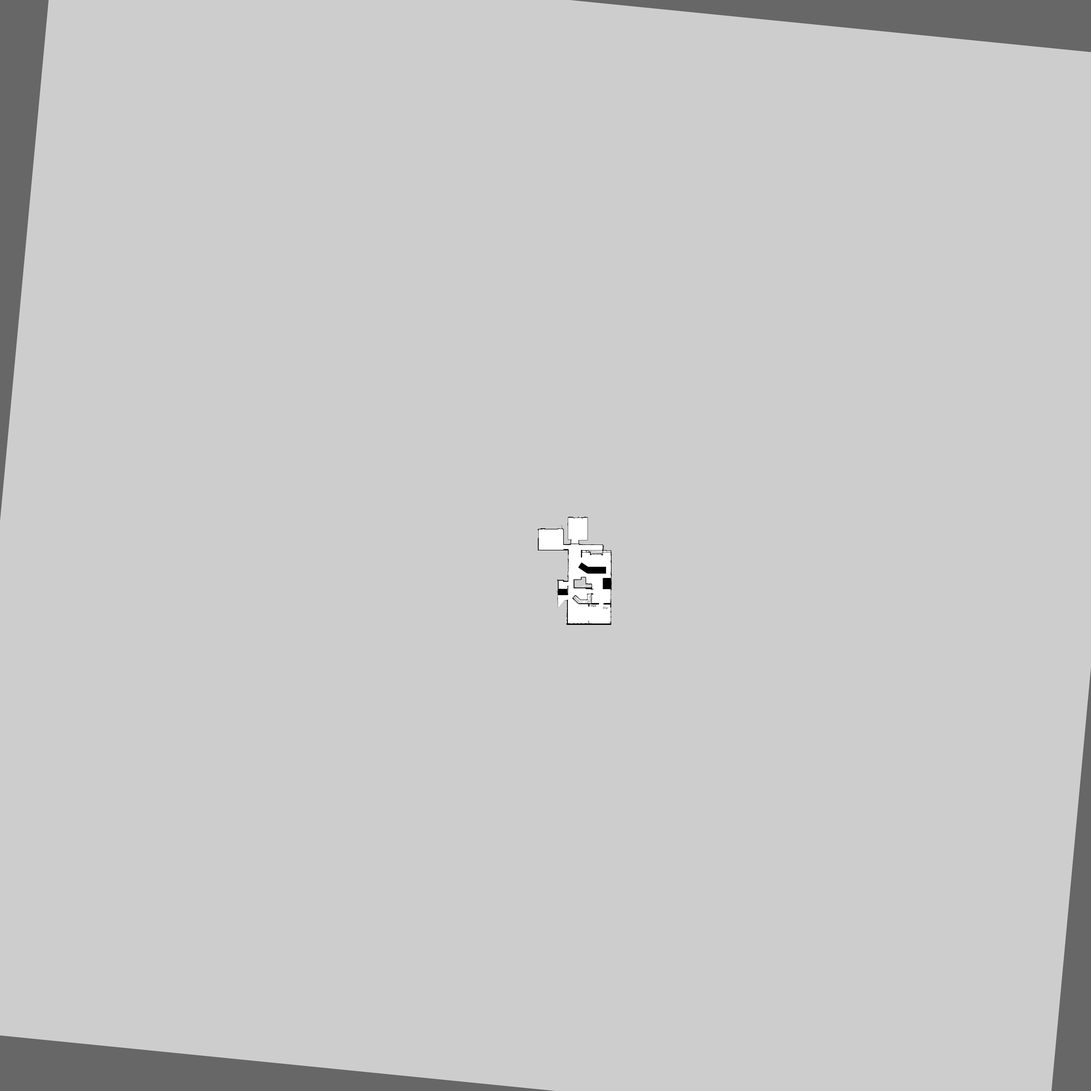
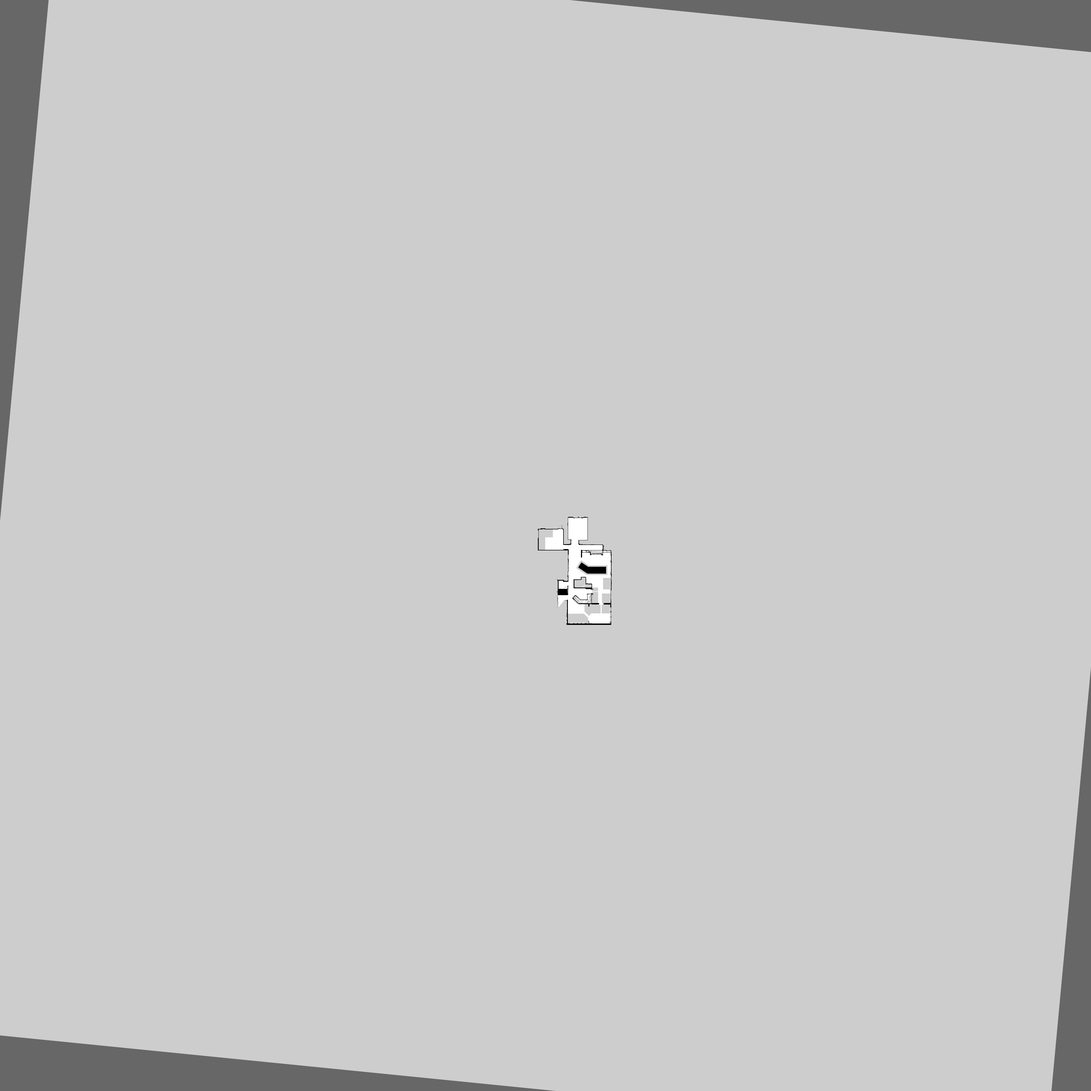
Revision of a layered w=1091, h=1091 image; what changed, layer by layer:
painted on "my_map_1618_keepout_mask.pgm" over [538, 529, 612, 624]
